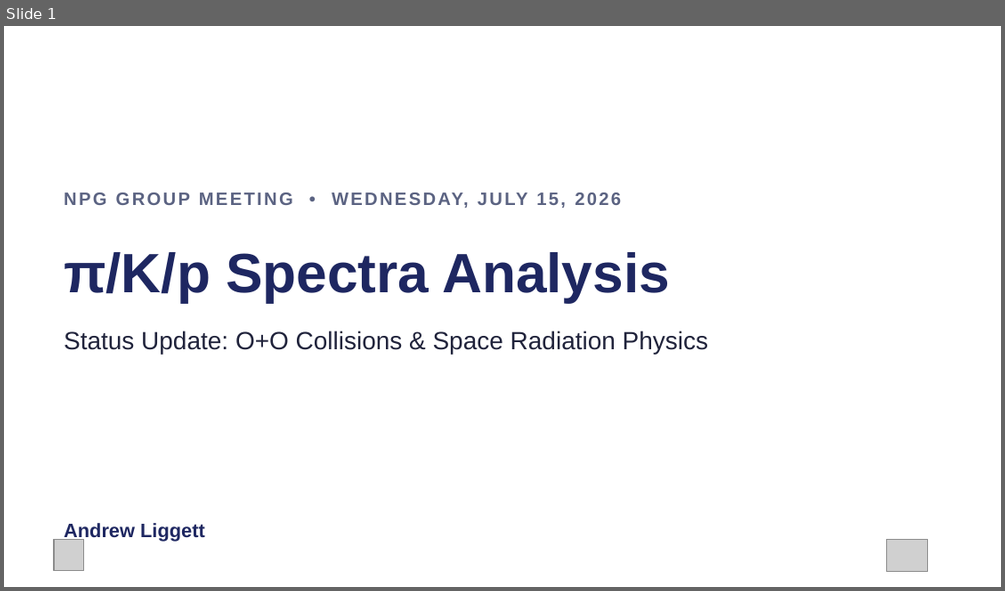
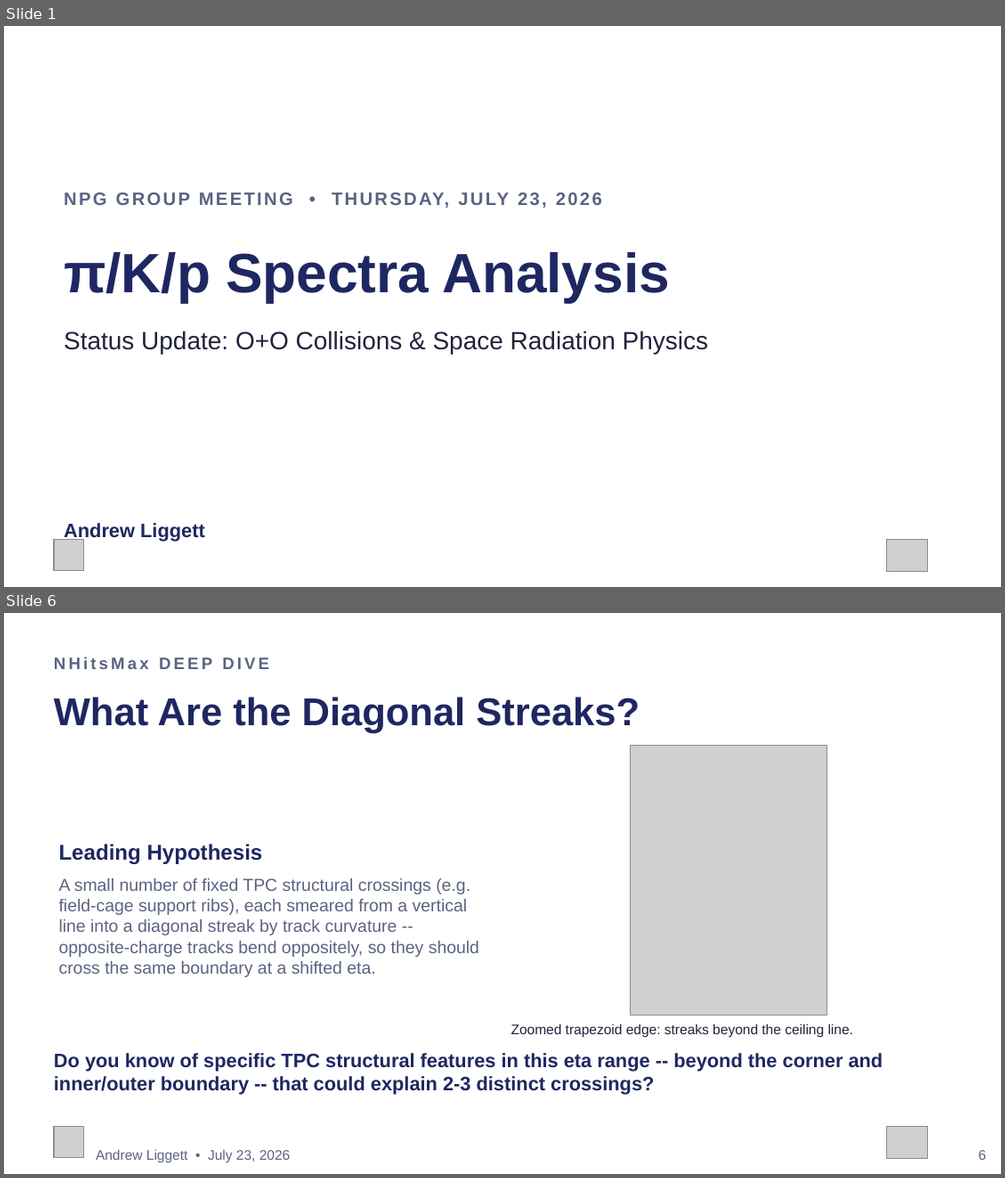
Before and after one commit to liggett2820/lightflavorspectra_OO200, a slide deck: docs/OO200_Spectra_Status_Update.pptx. Shown one above the other, each under a label of ours: slide 1 before the commit, slides 1 and 6 after it; the slides between them are not shown. The pictures are 1005x591 and 1005x1178 pixels, drawn with LibreOffice and Linux fonts; fonts in the diff are those of the drawing; grey boxes stand for pictures. Boxes give left, top, right and bottom in pixels: in the first picture for what was removed or moved away, otherwise in the second. Text is boxed around its words. In the diff, an @@ line names an element or a change of style, - is before the commit and + after.

```diff
--- a/docs/OO200_Spectra_Status_Update.pptx
+++ b/docs/OO200_Spectra_Status_Update.pptx
@@ slide 6 added at (4,613,1001,1174), background #FFFFFF @@
@@ text added at (54,657,269,669), 12 pt, text #5B6382, bold @@
+NHitsMax DEEP DIVE
@@ text added at (54,697,639,733), 28 pt, text #1E2761, bold @@
+What Are the Diagonal Streaks?
@@ picture added at (630,745,826,1014) @@
@@ text added at (59,844,263,864), 15.5 pt, text #1E2761, bold @@
+Leading Hypothesis
@@ text added at (59,878,479,977), 12.5 pt, text #5B6382 @@
+A small number of fixed TPC structural crossings (e.g. field-cage support ribs), each smeared from a vertical line into a diagonal streak by track curvature -- opposite-charge tracks bend oppositely, so they should cross the same boundary at a shifted eta.
@@ text added at (511,1023,853,1038), 10 pt, text #20233B @@
+Zoomed trapezoid edge: streaks beyond the ceiling line.
@@ text added at (54,1053,883,1094), 14 pt, text #1E2761, bold @@
+Do you know of specific TPC structural features in this eta range -- beyond the corner and inner/outer boundary -- that could explain 2-3 distinct crossings?
@@ picture added at (54,1127,84,1158) @@
@@ picture added at (886,1127,927,1159) @@
@@ text added at (96,1149,291,1162), 10 pt, text #5B6382 @@
+Andrew Liggett • July 23, 2026
@@ text added at (979,1150,987,1159), 10 pt, text #5B6382 @@
+6
@@ slide 1 changed as well @@
@@ text at (64,181,911,216): text changed @@
-NPG GROUP MEETING • WEDNESDAY, JULY 15, 2026
+NPG GROUP MEETING • THURSDAY, JULY 23, 2026
```
Also in this commit, not shown: 2 other slides changed, 4 other slides added, 3 slides removed, 2 other files.
